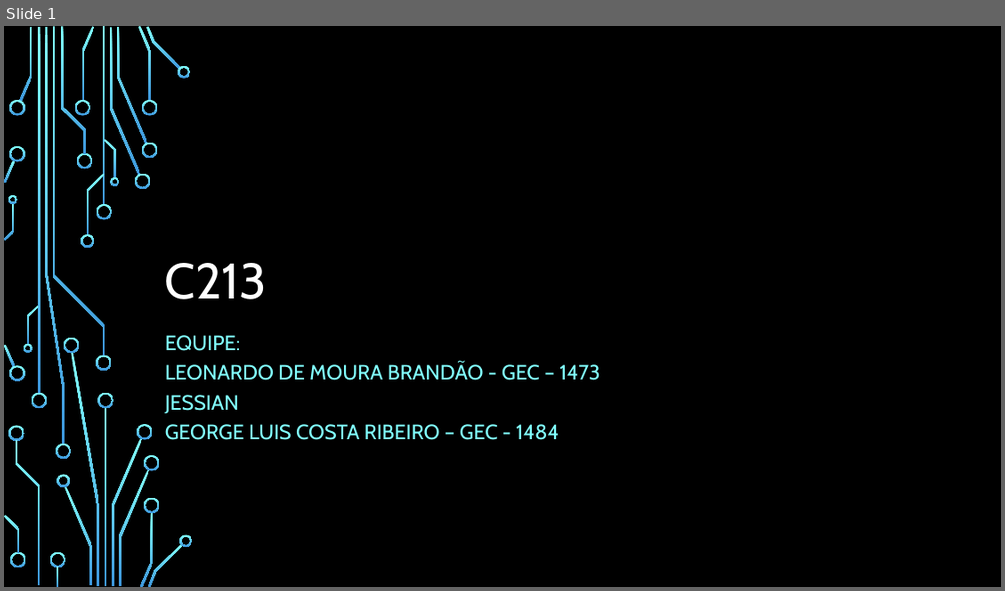
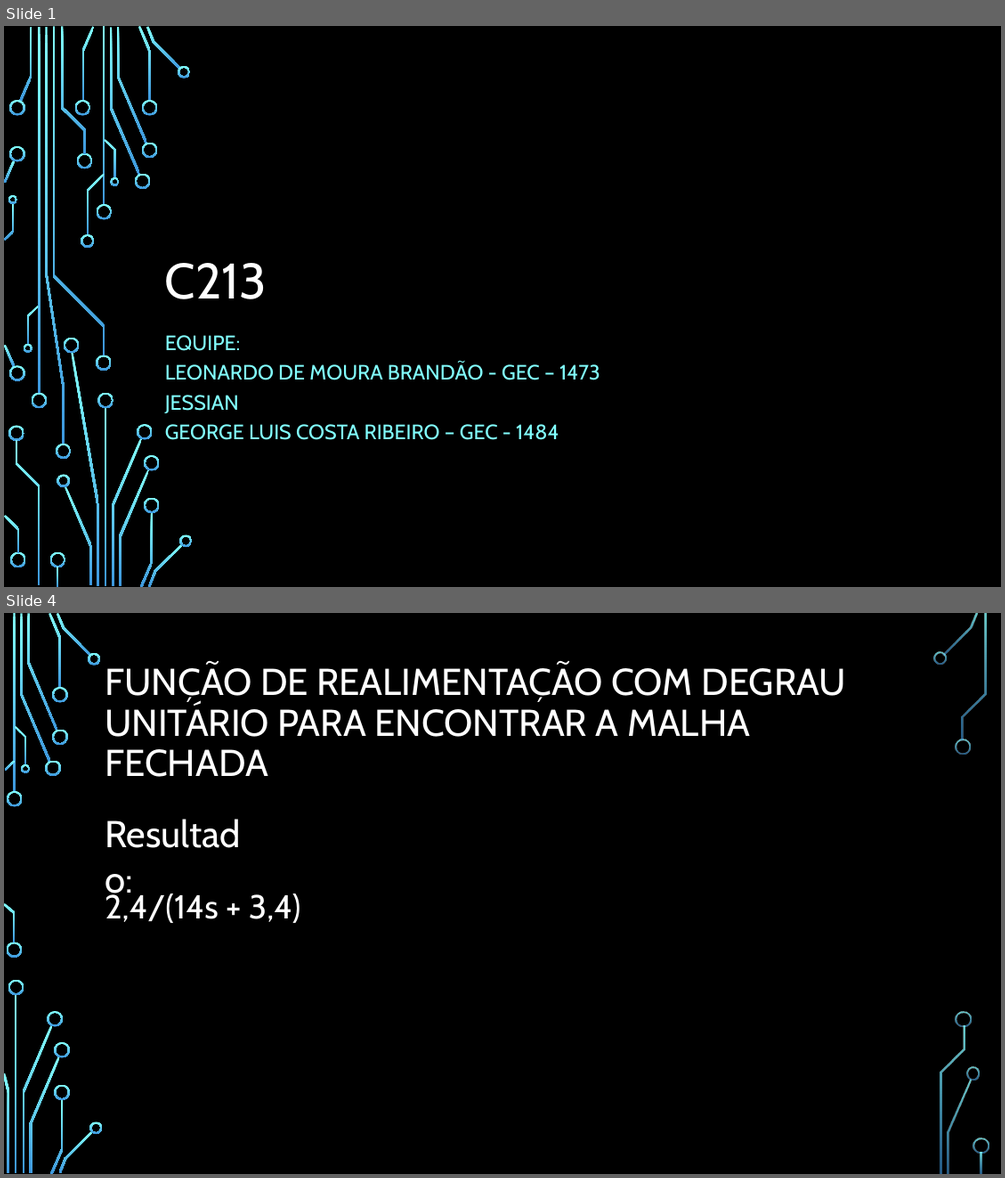
Before and after one commit to George-Luis-Costa/C213-Sistemas-Embarcados-, a slide deck: Projeto1/Apresentação.pptx. Shown one above the other, each under a label of ours: slide 1 before the commit, slides 1 and 4 after it; the slides between them are not shown. The pictures are 1005x591 and 1005x1178 pixels, drawn with LibreOffice and Linux fonts; fonts in the diff are those of the drawing; background and template pictures are left out. Boxes give left, top, right and bottom in pixels: in the first picture for what was removed or moved away, otherwise in the second. Text is boxed around its words. In the diff, an @@ line names an element or a change of style, - is before the commit and + after.

```diff
--- a/Projeto1/Apresentação.pptx
+++ b/Projeto1/Apresentação.pptx
@@ slide 4 added at box(4, 613, 1001, 1174), background picture (left out) @@
@@ title added at box(105, 664, 846, 777), 36 pt, text #FFFFFF @@
+FUNÇÃO DE REALIMENTAÇÃO COM DEGRAU UNITÁRIO PARA ENCONTRAR A MALHA FECHADA
@@ text added at box(97, 807, 266, 860), 36 pt, text #FFFFFF @@
+Resultado:
@@ text added at box(105, 890, 300, 923), 32 pt, text #FFFFFF @@
+2,4/(14s + 3,4)
@@ group added at box(4, 613, 989, 1174): 33 freeform shapes, 3 rectangles @@
```
Also in this commit, not shown: 5 slides changed, 4 other slides added, 1 slide removed.
